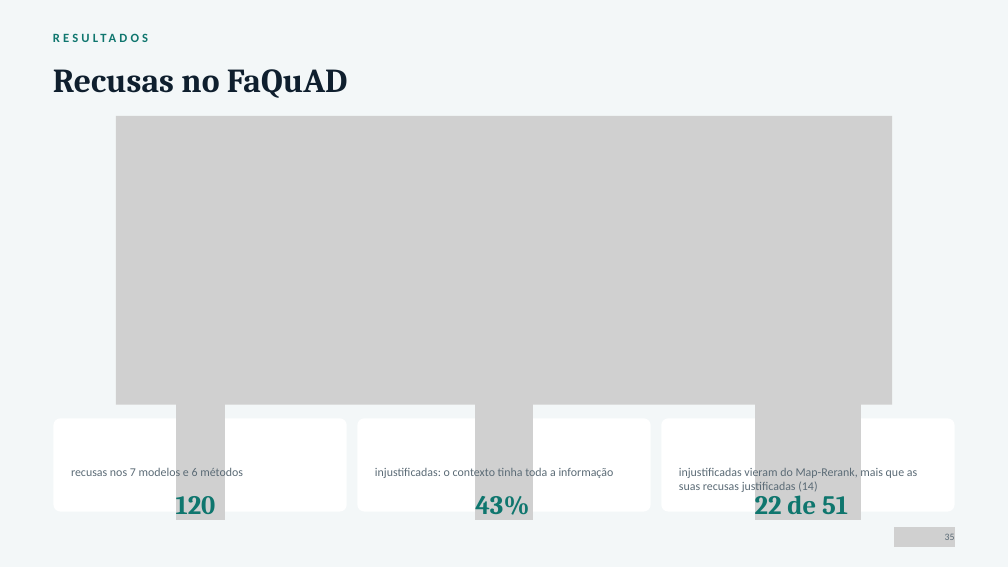
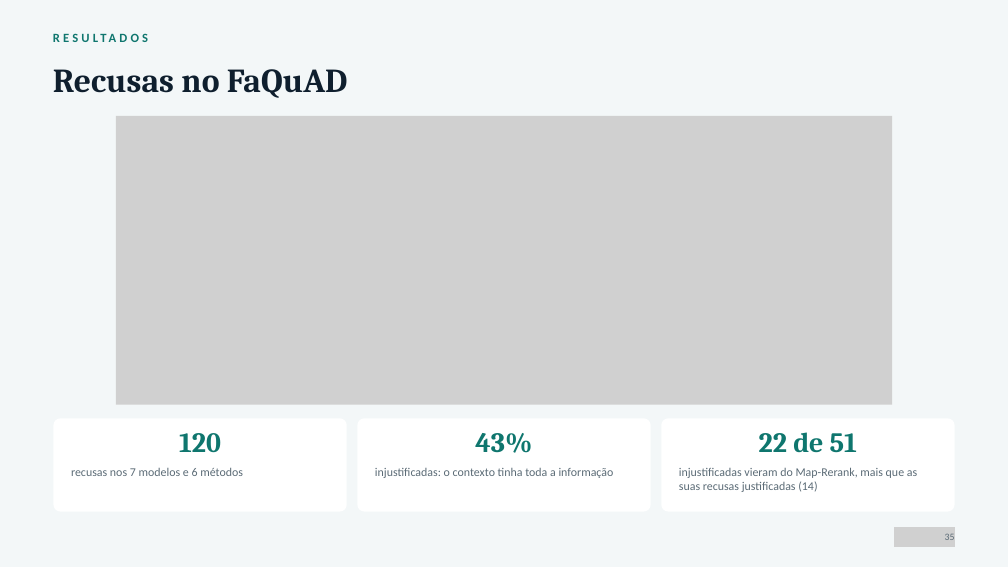
Before and after one commit to RyanMazzeu/TCC, a slide deck: slide 25 of Slide de Apresentação/Slide TCC .pptx. Drawn at 1008x567 pixels with LibreOffice and Linux fonts; fonts in the diff are those of the drawing; grey boxes stand for pictures. Boxes give left, top, right and bottom in pixels: in the first picture for what was removed or moved away, otherwise in the second. Text is boxed around its words. In the diff, an @@ line names an element or a change of style, - is before the commit and + after.

```diff
--- a/Slide de Apresentação/Slide TCC .pptx
+++ b/Slide de Apresentação/Slide TCC .pptx
@@ picture removed at (x1=175, y1=366, x2=224, y2=520) @@
@@ picture removed at (x1=475, y1=366, x2=533, y2=520) @@
@@ picture removed at (x1=754, y1=366, x2=861, y2=520) @@
@@ size 38 to 40 pt; alignment left to centre; line spacing 45.6pt to 48pt; vertical alignment bottom to top in 3 elements at (x1=759, y1=432, x2=857, y2=453), (x1=475, y1=433, x2=532, y2=453), (x1=179, y1=433, x2=221, y2=453) @@
@@ text "120" moved from (x1=176, y1=496, x2=216, y2=514) to (x1=179, y1=433, x2=221, y2=453) @@
@@ text "43%" moved from (x1=475, y1=496, x2=529, y2=515) to (x1=475, y1=433, x2=532, y2=453) @@
@@ text "22 de 51" moved from (x1=755, y1=490, x2=848, y2=514) to (x1=759, y1=432, x2=857, y2=453) @@
```
Also in this commit, not shown: 12 other slides changed, 1 other file.
